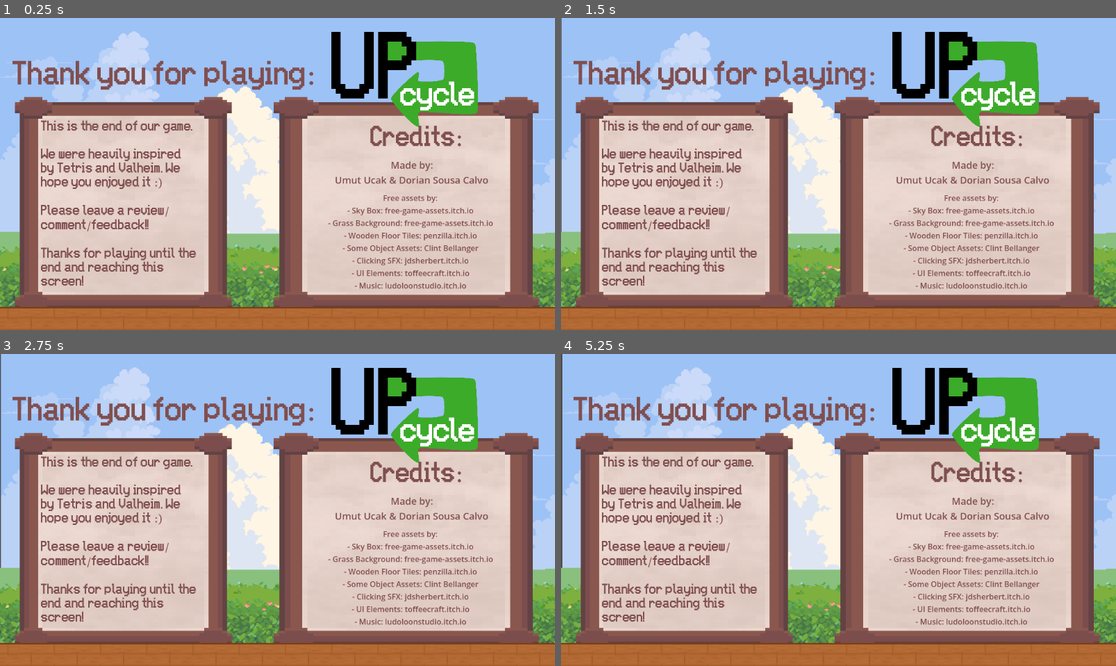
Above: before the commit, frames 1-4 (two rows, left to right).
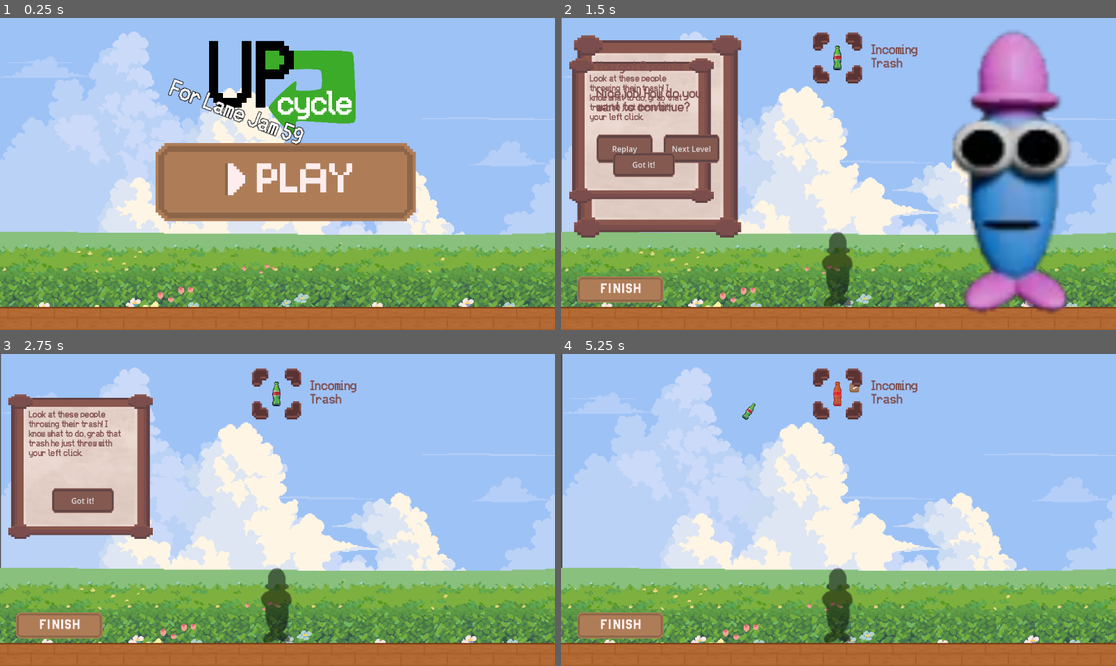
Above: after the commit, the same moments.

Repository: funkymonkeysgames/lame-jam-59
Game: Godot game, scene res://Scenes/main.tscn
The game is run twice, just before and just after one commit, with the same random seed, the same clock (stepped at 60 frames per second) and the same inputs. Sound files missing from this copy of the repository are replaced by a short silence.
Inputs (mouse positions are in pixels of both pictures, inside the frame that each line leads up to):
- Up to frame 1 (0.25 s): no input
- Up to frame 2 (1.5 s): click (844, 183) at 0.52 s; click (627, 298) at 1.27 s
- Up to frame 3 (2.75 s): click (61, 485) at 2 s, where only the run after the commit has a clickable "Replay"
- Up to frame 4 (5.25 s): click (644, 500) at 2.75 s, where only the run after the commit has a clickable "Got it!"; click (838, 394) at 3.52 s; click (855, 388) at 4.27 s; click (649, 544) at 5 s, where only the run after the commit has a clickable "Placed and confirmed"

The runs differ from the first frame. In frame 1, 66% of the frame differs, in the area x 2-98%, y 4-93%; in frame 2, 64%; in frame 3, 62%; in frame 4, 62%.

Commit message:
final upload fixes

Diff:
--- a/Scenes/Objects/baseball_bat.tscn
+++ b/Scenes/Objects/baseball_bat.tscn
@@ -21,10 +21,9 @@
 parent_body2d = NodePath(".")
 
 [node name="CollisionShape2D" type="CollisionPolygon2D" parent="." unique_id=2033120229]
-polygon = PackedVector2Array(2, -7.9999886, 22, -27.99996, 2 …(165 unchanged characters)… 9886, -5, 5.9999914, -4, 1.9999971, -3, 1.9999971, -2, 0.99999857, -1, 0, 0, -0.99999857, 0, -0.99999857, -2, -2.9999957)
+polygon = PackedVector2Array(2, -7.9999886, 22, -27.99996, 2 …(165 unchanged characters)… 9886, -5, 5.9999914, -4, 1.9999971, -3, 0, -2, -3, -2, -2.9999957)
 
 [node name="Sprite2D" type="Sprite2D" parent="." unique_id=1251007473]
-visible = false
 texture_filter = 1
 material = SubResource("ShaderMaterial_jdo2k")
 position = Vector2(11, 2.9999998)
@@ -48,7 +47,6 @@
 one_shot = true
 
 [node name="Neighbour" type="Area2D" parent="." unique_id=1388060289]
-visible = false
 
 [node name="CollisionShape2D" type="CollisionPolygon2D" parent="Neighbour" unique_id=1202707379]
 scale = Vector2(1, 1.0000013)
--- a/Scenes/Objects/umbrella.tscn
+++ b/Scenes/Objects/umbrella.tscn
@@ -65,6 +65,8 @@
 polygon = PackedVector2Array(-32, -27.999996, -19, -37.999996, -5, -41.999996, 14, -39.999996, 26, -32.999996, 33, -26.999996, 26, -25.999996, 21, -21.999998, 15, -26.999996, 5, -26.999996, 0, -19.999998, -7, -26.999996, -16, -27.999996, -22, -22.999998)
 
 [node name="CollisionPolygon2D" type="CollisionPolygon2D" parent="Area2D" unique_id=1157169982]
+process_mode = 4
+visible = false
 polygon = PackedVector2Array(0, -19.999998, 0, 29.999996, -1, 32.999996, 0, 38.999996, 4, 42.999996, 9, 43.999996, 14, 40.999996, 15, 34.999996, 14, 34.999996, 12, 39.999996, 10, 42.999996, 3, 40.999996, 1, 36.999996, 0, 29.999996)
 
 [node name="ConfirmationButton" parent="." unique_id=590694293 instance=ExtResource("8_ltt8y")]
--- a/Scenes/main.tscn
+++ b/Scenes/main.tscn
@@ -41,6 +41,14 @@
 outline_size = 5
 outline_color = Color(0, 0, 0, 1)
 
+[sub_resource type="StyleBoxFlat" id="StyleBoxFlat_ptfg5"]
+bg_color = Color(0.6, 0.6, 0.6, 0)
+
+[sub_resource type="LabelSettings" id="LabelSettings_2daye"]
+font = ExtResource("16_k12tt")
+font_size = 60
+font_color = Color(0.5019608, 0.30980393, 0.30980393, 1)
+
 [sub_resource type="LabelSettings" id="LabelSettings_1w6v2"]
 font = ExtResource("16_k12tt")
 font_size = 150
@@ -48,14 +56,6 @@
 outline_size = 5
 outline_color = Color(0, 0, 0, 1)
 
-[sub_resource type="StyleBoxFlat" id="StyleBoxFlat_ptfg5"]
-bg_color = Color(0.6, 0.6, 0.6, 0)
-
-[sub_resource type="LabelSettings" id="LabelSettings_2daye"]
-font = ExtResource("16_k12tt")
-font_size = 60
-font_color = Color(0.5019608, 0.30980393, 0.30980393, 1)
-
 [sub_resource type="StyleBoxFlat" id="StyleBoxFlat_1semv"]
 bg_color = Color(0.6, 0.6, 0.6, 0)
 
@@ -73,6 +73,7 @@
 font_color = Color(0.5019608, 0.30980393, 0.30980393, 1)
 
 [sub_resource type="LabelSettings" id="LabelSettings_1semv"]
+font = ExtResource("16_k12tt")
 font_size = 20
 font_color = Color(0.5019608, 0.30980393, 0.30980393, 1)
 
@@ -407,7 +408,6 @@
 credits_ui = NodePath("credits")
 
 [node name="title_screen" type="Control" parent="." unique_id=1231648412]
-visible = false
 layout_mode = 3
 anchors_preset = 15
 anchor_right = 1.0
@@ -431,21 +431,6 @@
 label_settings = SubResource("LabelSettings_cbgmd")
 autowrap_mode = 3
 
-[node name="Label2" type="Label" parent="title_screen" unique_id=557346195]
-visible = false
-layout_mode = 1
-anchors_preset = 5
-anchor_left = 0.5
-anchor_right = 0.5
-offset_left = -459.0
-offset_top = 51.0
-offset_right = 459.0
-offset_bottom = 202.0
-grow_horizontal = 2
-text = "KING"
-label_settings = SubResource("LabelSettings_1w6v2")
-horizontal_alignment = 2
-
 [node name="TextureRect" type="TextureRect" parent="title_screen" unique_id=589920925]
 layout_mode = 0
 offset_left = 285.99997
@@ -467,6 +452,7 @@
 texture_pressed = ExtResource("4_7k868")
 
 [node name="credits" type="Control" parent="." unique_id=38481397]
+visible = false
 layout_mode = 3
 anchors_preset = 15
 anchor_right = 1.0
@@ -488,7 +474,7 @@
 offset_top = 47.0
 offset_right = 178.0
 offset_bottom = 70.0
-text = "Thank you for playing:"
+text = "Thank you for playing"
 label_settings = SubResource("LabelSettings_2daye")
 
 [node name="Label2" type="Label" parent="credits/Panel" unique_id=987383664]
@@ -557,9 +543,9 @@
 offset_bottom = 178.0
 text = "This is the end of our game.
 
-We were heavily inspired by Tetris and Valheim. We hope you enjoyed it :)
-
-Please leave a review/comment/feedback!!
+We were heavily inspired by Tetris and Valheim. We hope you enjoyed it <3
+
+Please leave a review, comment, feedback!!
 
 Thanks for playing until the end and reaching this screen!"
 label_settings = SubResource("LabelSettings_2060n")
@@ -579,7 +565,7 @@
 offset_top = -16.0
 offset_right = 350.0
 offset_bottom = 189.0
-text = "Credits:"
+text = "Credits"
 label_settings = SubResource("LabelSettings_ueoa1")
 
 [node name="Label2" type="Label" parent="credits/Panel3" unique_id=519711289]
@@ -588,8 +574,8 @@
 offset_top = 51.0
 offset_right = 446.0
 offset_bottom = 141.0
-text = "Made by:
-Umut Ucak & Dorian Sousa Calvo"
+text = "Made by
+Umut Ucak and Dorian Sousa Calvo"
 label_settings = SubResource("LabelSettings_1semv")
 horizontal_alignment = 1
 
@@ -600,13 +586,13 @@
 offset_right = 415.0
 offset_bottom = 327.0
 text = "Free assets by:
-- Sky Box: free-game-assets.itch.io
-- Grass Background: free-game-assets.itch.io
-- Wooden Floor Tiles: penzilla.itch.io
-- Some Object Assets: Clint Bellanger
-- Clicking SFX: jdsherbert.itch.io
-- UI Elements: toffeecraft.itch.io
-- Music: ludoloonstudio.itch.io"
+Sky Box: free-game-assets.itch.io
+Grass Background: free-game-assets.itch.io
+Wooden Floor Tiles: penzilla.itch.io
+Some Object Assets: Clint Bellanger
+Clicking SFX: jdsherbert.itch.io
+UI Elements: toffeecraft.itch.io
+Music: ludoloonstudio.itch.io"
 label_settings = SubResource("LabelSettings_6ml46")
 horizontal_alignment = 1
 
@@ -855,7 +841,7 @@
 offset_top = 35.0
 offset_right = 297.0
 offset_bottom = 173.0
-text = "Let's build something meaningful out of this junk; turn it into gold.
+text = "Let's build something meaningful out of this junk, turn it into gold.
 
 Move it to the ground near Feely's ghost, then confirm it's position. His soul has been lingering here since that horrible accident... Let's bring him some peace."
 label_settings = SubResource("LabelSettings_536cc")
@@ -972,10 +958,10 @@
 offset_top = 24.0
 offset_right = 251.0
 offset_bottom = 333.0
-text = "Not bad for a newbie. Here are some pointers:
-- With Q/E you can rotate your junk to better fit your magnum opus
-
-- with SPACEBAR you can toggle noclip to reach areas that are blocked
+text = "Not bad for a newbie. Here are some pointers.
+With Q and E you can rotate your junk to better fit your magnum opus
+
+With SPACEBAR you can toggle no_clip to reach areas that are blocked
 
 Try to get a better score with the next one!"
 label_settings = SubResource("LabelSettings_kltya")
--- a/Scripts/silhouette_manager.gd
+++ b/Scripts/silhouette_manager.gd
@@ -78,7 +78,7 @@
 			outlier += 1
 
 	var final_score: int = int(float(score)/float(max_score-outlier) * 100)
-	level_pass_panel.get_node("Label").text = "You got " + str(final_score) + "%\nNice job! How do you want to continue?"
+	level_pass_panel.get_node("Label").text = "You got " + str(final_score) + " points.\n\nNice job! How do you want to continue?"
 
 	finish_level()
 
--- a/Scripts/tetris_spawner.gd
+++ b/Scripts/tetris_spawner.gd
@@ -4,7 +4,7 @@
 
 var possible_objects = []
 
-var baseball_bat_scene = preload("res://Scenes/Objects/baseball_bat.tscn")
+#var baseball_bat_scene = preload("res://Scenes/Objects/baseball_bat.tscn")
 var bigger_tin_can_scene = preload("res://Scenes/Objects/bigger_tin_can.tscn")
 var box_scene = preload("res://Scenes/Objects/box.tscn")
 var candle_holder_scene = preload("res://Scenes/Objects/candle_holder.tscn")
@@ -63,13 +63,12 @@
 	return possible_objects.pick_random()
 
 func initilizeSceneArray() -> void:
-	possible_objects.append(baseball_bat_scene)
+	#possible_objects.append(baseball_bat_scene)
 	possible_objects.append(candle_holder_scene)
 	possible_objects.append(cross_scene)
 	possible_objects.append(skyscraper_scene)
 	possible_objects.append(sneakers_scene)
 	possible_objects.append(umbrella_scene)
-	possible_objects.append(baseball_bat_scene)
 	possible_objects.append(water_bottle_scene)
 	possible_objects.append(bigger_tin_can_scene)
 	possible_objects.append(box_scene)
